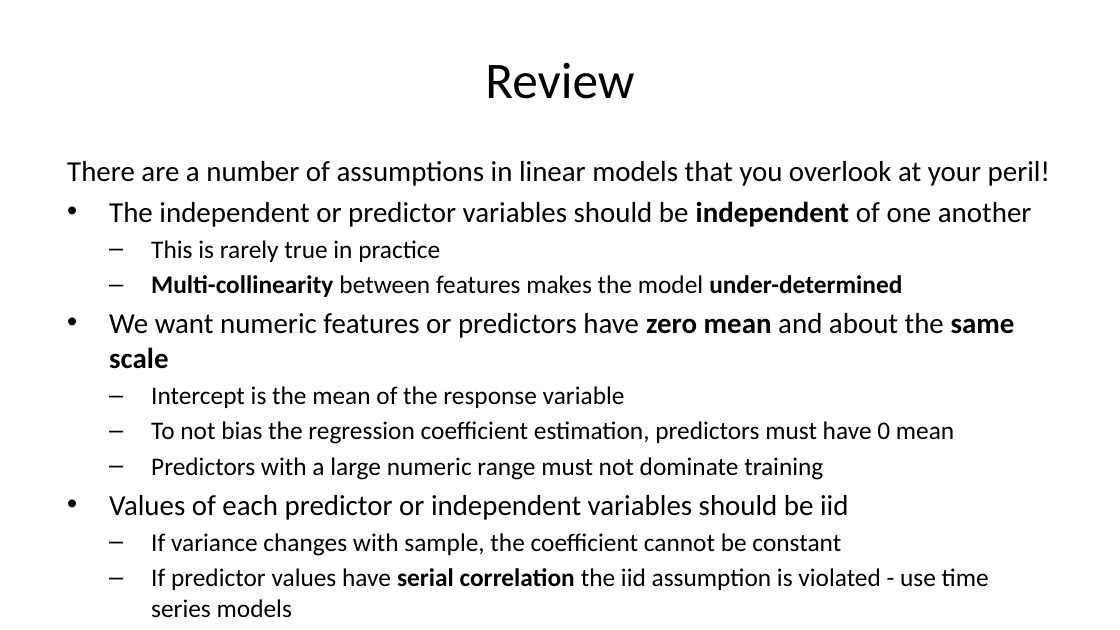
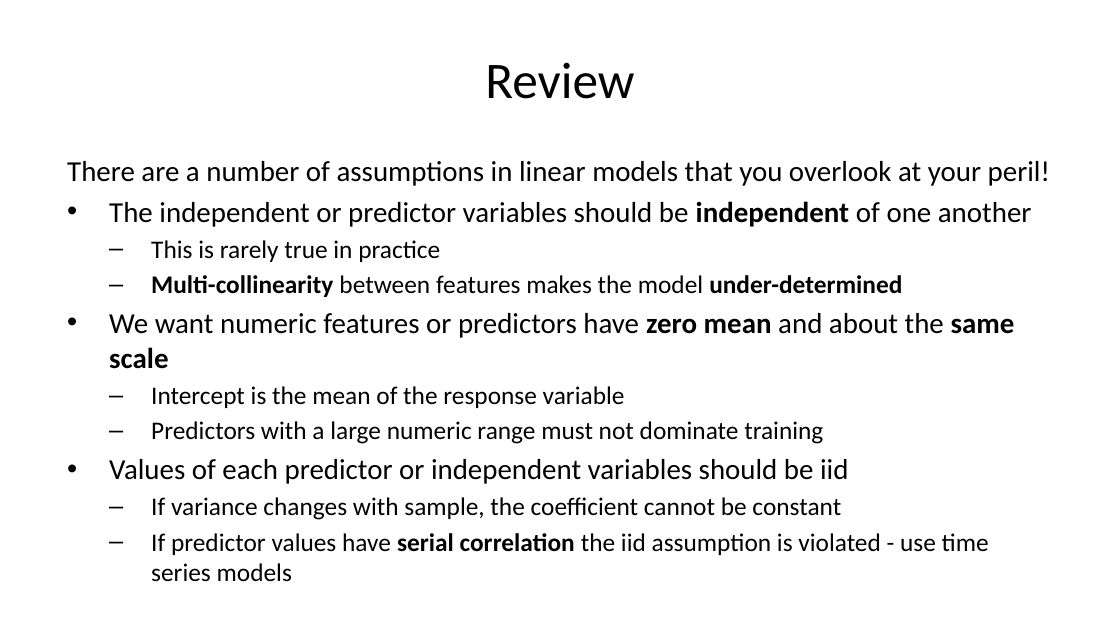
Before and after one commit to StephenElston/CSCI-E-83, a slide deck: slide 5 of LectureSlides/09_GeneralizingTheLinearModel.pptx (slide 4 before the commit). Drawn at 1120x630 pixels with LibreOffice and Linux fonts; fonts in the diff are those of the drawing. Boxes give left, top, right and bottom in pixels: in the first picture for what was removed or moved away, otherwise in the second. Text is boxed around its words. In the diff, an @@ line names an element or a change of style, - is before the commit and + after.

```diff
--- a/LectureSlides/09_GeneralizingTheLinearModel.pptx
+++ b/LectureSlides/09_GeneralizingTheLinearModel.pptx
@@ text at <box>151,421,954,444</box>: paragraph removed @@
-  – To not bias the regression coefficient estimation, predictors must have 0 mean
```
Also in this commit, not shown: 13 other slides changed, 5 slides added, 2 slides removed.
